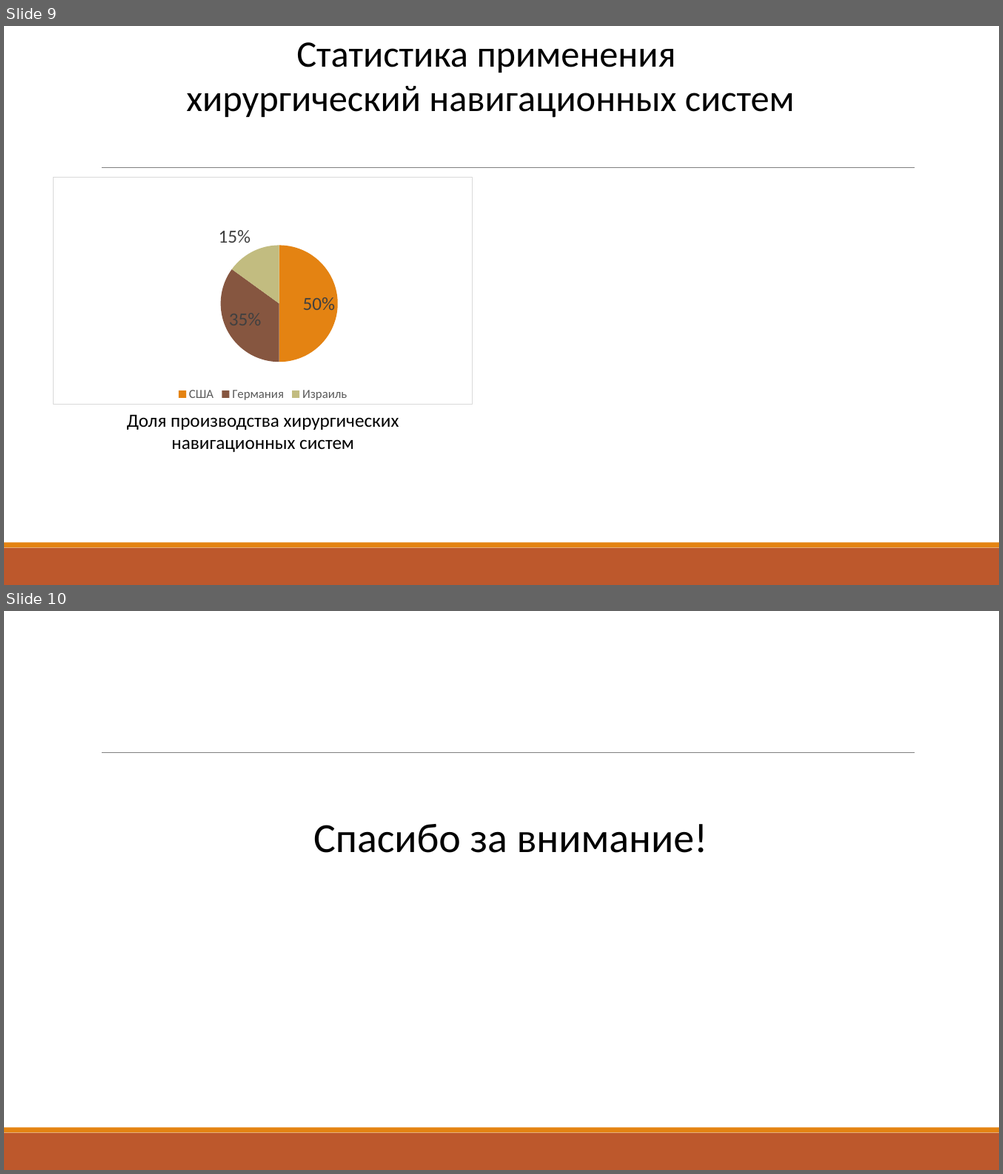
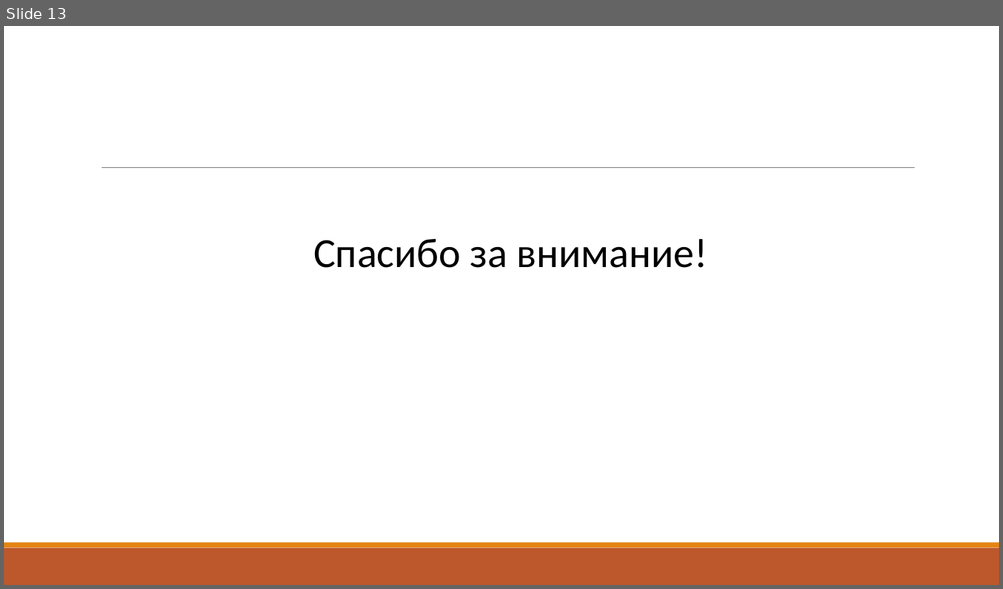
Before and after one commit to vladimirshilyaev/rk9students, a slide deck: doc/Ramzhaev/Presentation.pptx. Shown one above the other, each under a label of ours: slides 9 and 10 before the commit, slide 13 after it. The pictures are 1003x1174 and 1003x589 pixels, drawn with LibreOffice and Linux fonts; fonts in the diff are those of the drawing. Boxes give left, top, right and bottom in pixels: in the first picture for what was removed or moved away, otherwise in the second. Text is boxed around its words. In the diff, an @@ line names an element or a change of style, - is before the commit and + after.

```diff
--- a/doc/Ramzhaev/Presentation.pptx
+++ b/doc/Ramzhaev/Presentation.pptx
@@ slide 9 removed at (4,26,999,585), background #FFFFFF; not listed: 3 template elements that a slide beside it also shows @@
@@ text removed at (186,42,794,118) @@
-Статистика применения
-хирургический навигационных систем
@@ pie chart removed at (54,177,473,405) @@
-title "  "
-categories: США, Германия, Израиль
-  : 0.5, 0.35, 0.15
@@ text removed at (127,414,399,452) @@
-Доля производства хирургических навигационных систем
@@ what was slide 10 is now slide 13 @@
```
Also in this commit, not shown: 8 slides changed, 4 slides added, 7 other files.
